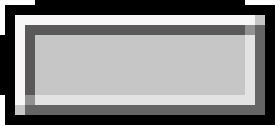
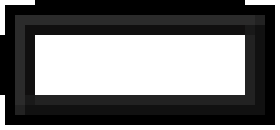
Layered file, before and after one edit (280×130). Changes by layer:
added layer "图层 14" above "图层 13" over [15, 15, 265, 115]
renamed "图层 4" to "图层 7", hid it over [15, 15, 265, 115]
moved "图层 6" below "图层 7" over [15, 15, 245, 95]
